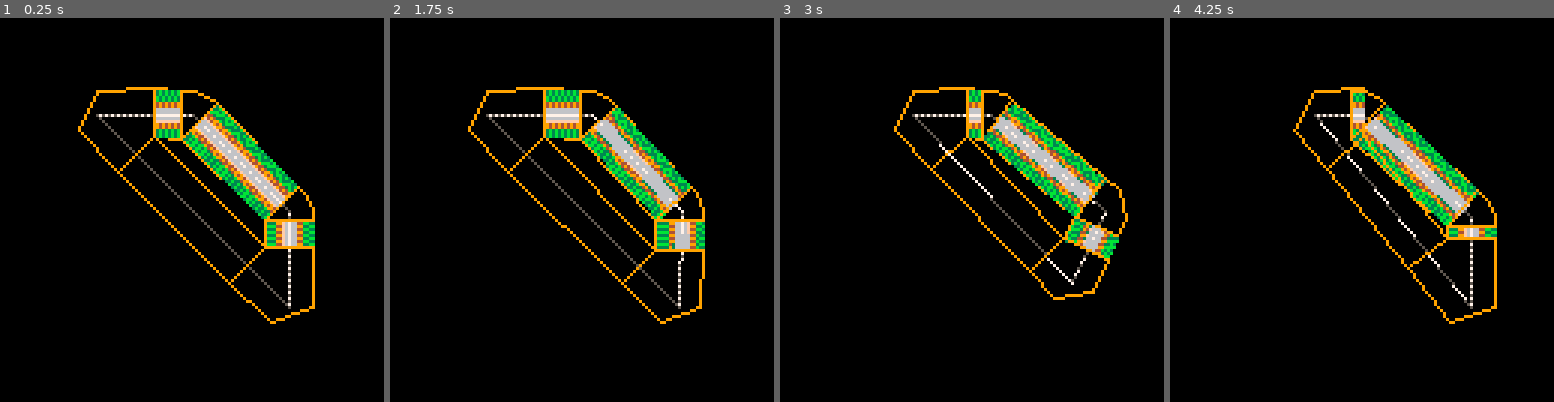
Above: before the commit, frames 1-4 (left to right).
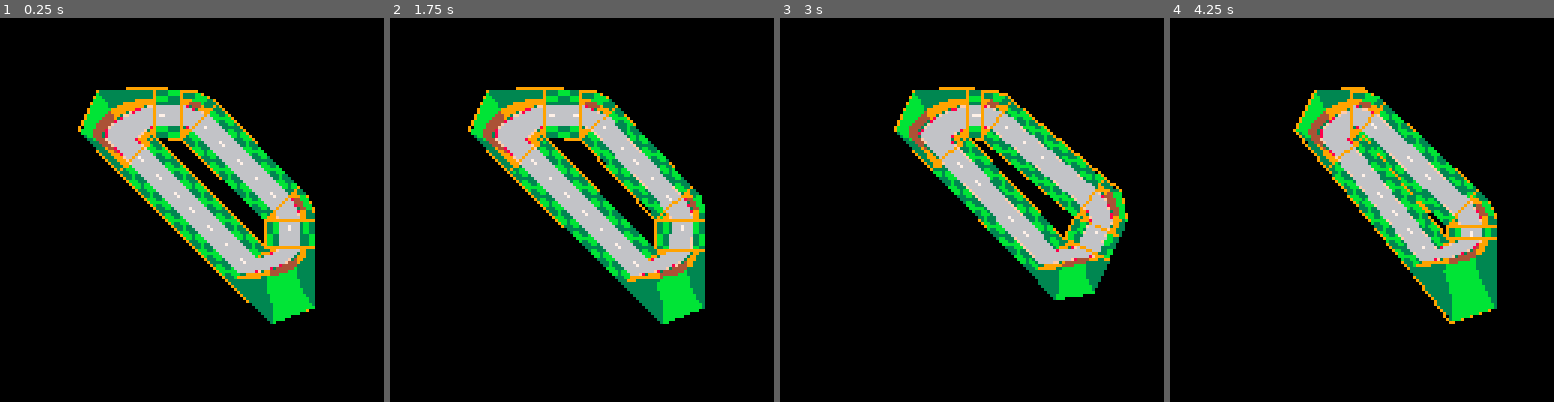
Above: after the commit, the same moments.

Repository: freds72/topgear
Game: PICO-8 cartridge carts/bend.p8
The game is run twice, just before and just after one commit, with the same random seed, the same clock (stepped at 60 frames per second) and the same inputs.
Inputs:
- Up to frame 1 (0.25 s): no input
- Up to frame 2 (1.75 s): tap O (Z key) at 0.7, 1.7 s; hold Right from 1.6 s (still down)
- Up to frame 3 (3 s): release Right at 2.1 s; tap O (Z key) at 2.1, 2.5, 2.9 s; hold Up 2.15-2.42 s; hold Right from 2.47 s (still down)
- Up to frame 4 (4.25 s): release Right at 3.03 s; hold Left 3.08-3.58 s; tap O (Z key) at 3.3, 3.7, 4.1 s; hold Down 3.63-3.97 s; hold Right from 4.02 s (still down)

The runs differ from the first frame. In frame 1, 15% of the frame differs, in the area x 21-83%, y 18-80%; in frame 2, 15%; in frame 3, 13%; in frame 4, 13%.

Commit message:
road texturing wip

Diff:
--- a/carts/bend.p8
+++ b/carts/bend.p8
@@ -84,7 +84,7 @@
 	local inner,outer={},{}
 	local n=#track
 	local faces={}
-	for i=0,n-1 do
+	for i=0,n do
 		local t1,t2,t3=track[((i-1)%n)+1],track[(i%n)+1],track[((i+1)%n)+1]
 		fillp(0xa5a5)
 		line(t1[1],t1[2],t2[1],t2[2],0x57)
@@ -105,9 +105,9 @@
 					local lastr=right_side[#right_side]
 					local l=v_len(make_v(lastr,p2))
 					add(faces,{p2,out,left_side[#left_side],lastr,tex=t1.tex,uv={
-						{0,l},
-						{t1.r+1,l},
-						{t1.r+1,0},
+						{0,l/4},
+						{t1.r,l/4},
+						{t1.r,0},
 						{0,0}
 					}})
 				end
@@ -130,29 +130,47 @@
 					local l=v_len(make_v(lastr,out_2))
 
 					add(faces,{out_2,out,left_side[#left_side],lastr,tex=t1.tex,uv={
-						{0,l},
-						{t1.r+1,l},
-						{t1.r+1,0},
+						{0,l/4},
+						{t1.r,l/4},
+						{t1.r,0},
 						{0,0}
 					}})
 				end
 				-- inner slice
-				if side==1 then
-					add(faces,{out,out_3,p3,p2,out_2})
-				else
-					add(faces,{out,out_2,p2,p3,out_3})
-				end
-				add(right_side,out_2) -- out cap
-				add(right_side,p2) -- p2
-				add(right_side,p3) -- p3 (bevel)
-				add(right_side,out_3) -- out cap
-				add(left_side,out)
+				if i!=n then
+					if side==1 then
+						add(faces,{out,out_3,p3,p2,out_2,tex=make_tex(0,4,8,4),uv={
+							{t1.r,0},
+							{0,0},
+							{0,1},
+							{0,2},
+							{0,3}
+						}})
+
+					else
+						add(faces,{out,out_2,p2,p3,out_3})
+					end
+					add(right_side,out_2) -- out cap
+					add(right_side,p2) -- p2
+					add(right_side,p3) -- p3 (bevel)
+					add(right_side,out_3) -- out cap
+					add(left_side,out)
+				end
 			end
 		end
 	end
-	if #inner>1 and #outer>1 then
-		add(faces,{inner[1],outer[1],outer[#outer],inner[#inner]})
-	end
+	--if #inner>1 and #outer>1 then
+	--	--add(faces,{inner[1],outer[1],outer[#outer],inner[#inner]})
+	--	local p2=inner[1]
+	--	local lastr=inner[#inner]
+	--	local l=v_len(make_v(lastr,p2))
+	--	add(faces,{p2,outer[1],outer[#outer],lastr,tex=lastr.tex,uv={
+	--		{0,l/4},
+	--		{lastr.r,l/4},
+	--		{lastr.r,0},
+	--		{0,0}
+	--	}})
+	--end
 
 	n=#outer
 	for i=1,n do
@@ -184,16 +202,28 @@
 end
 
 __gfx__
-00000000666666666666666666666f6336f6666633333333bbbbbbbb444444449999999900000000000000000000000000000000000000000000000000000000
-00000000666666666666666666666f6336f6666633333333bbbbbbbb444444449999999900000000000000000000000000000000000000000000000000000000
-00700700666666666667766666666f6336f6666633333333bbbbbbbb444444449999999900000000000000000000000000000000000000000000000000000000
-00077000666666666667766666666f6336f6666633333333bbbbbbbb444444449999999900000000000000000000000000000000000000000000000000000000
-00077000666666666667766666666f6336f6666633333333bbbbbbbb444444449999999900000000000000000000000000000000000000000000000000000000
-00700700666666666667766666666f6336f6666633333333bbbbbbbb444444449999999900000000000000000000000000000000000000000000000000000000
-00000000666666666667766666666f6336f6666633333333bbbbbbbb444444449999999900000000000000000000000000000000000000000000000000000000
-00000000666666666666666666666f6336f6666633333333bbbbbbbb444444449999999900000000000000000000000000000000000000000000000000000000
+00000000666666666666666666666f6336f6666633333333bbbbbbbb44444444999999997777777788888888eeeeeeee00000000000000000000000000000000
+00000000666666666666666666666f6336f6666633333333bbbbbbbb44444444999999997777777788888888eeeeeeee00000000000000000000000000000000
+00700700666666667666666666666f6336f6666633333333bbbbbbbb44444444999999997777777788888888eeeeeeee00000000000000000000000000000000
+00077000666666667666666666666f6336f6666633333333bbbbbbbb44444444999999997777777788888888eeeeeeee00000000000000000000000000000000
+00077000666666667666666666666f6336f6666633333333bbbbbbbb44444444999999997777777788888888eeeeeeee00000000000000000000000000000000
+00700700666666667666666666666f6336f6666633333333bbbbbbbb44444444999999997777777788888888eeeeeeee00000000000000000000000000000000
+00000000666666667666666666666f6336f6666633333333bbbbbbbb44444444999999997777777788888888eeeeeeee00000000000000000000000000000000
+00000000666666666666666666666f6336f6666633333333bbbbbbbb44444444999999997777777788888888eeeeeeee00000000000000000000000000000000
+000000000000000066666666666668833ff666660000000000000000000000000000000000000000000000000000000000000000000000000000000000000000
+000000000000000066666666666668833ff666660000000000000000000000000000000000000000000000000000000000000000000000000000000000000000
+00000000000000006666666766666ff3388666660000000000000000000000000000000000000000000000000000000000000000000000000000000000000000
+00000000000000006666666766666ff3388666660000000000000000000000000000000000000000000000000000000000000000000000000000000000000000
+000000000000000066666667666668833ff666660000000000000000000000000000000000000000000000000000000000000000000000000000000000000000
+000000000000000066666667666668833ff666660000000000000000000000000000000000000000000000000000000000000000000000000000000000000000
+00000000000000006666666766666ff3388666660000000000000000000000000000000000000000000000000000000000000000000000000000000000000000
+00000000000000006666666666666ff3388666660000000000000000000000000000000000000000000000000000000000000000000000000000000000000000
 __map__
-0506070402030805060000000000000000000000000000000000000000000000000000000000000000000000000000000000000000000000000000000000000000000000000000000000000000000000000000000000000000000000000000000000000000000000000000000000000000000000000000000000000000000000
-0605080402030706050000000000000000000000000000000000000000000000000000000000000000000000000000000000000000000000000000000000000000000000000000000000000000000000000000000000000000000000000000000000000000000000000000000000000000000000000000000000000000000000
-0506070402030805060000000000000000000000000000000000000000000000000000000000000000000000000000000000000000000000000000000000000000000000000000000000000000000000000000000000000000000000000000000000000000000000000000000000000000000000000000000000000000000000
-0605080402030706050000000000000000000000000000000000000000000000000000000000000000000000000000000000000000000000000000000000000000000000000000000000000000000000000000000000000000000000000000000000000000000000000000000000000000000000000000000000000000000000
+0506041202030605000000060000000000000000000000000000000000000000000000000000000000000000000000000000000000000000000000000000000000000000000000000000000000000000000000000000000000000000000000000000000000000000000000000000000000000000000000000000000000000000
+0605040101030506000000000000000000000000000000000000000000000000000000000000000000000000000000000000000000000000000000000000000000000000000000000000000000000000000000000000000000000000000000000000000000000000000000000000000000000000000000000000000000000000
+0506041202030605000000000000000000000000000000000000000000000000000000000000000000000000000000000000000000000000000000000000000000000000000000000000000000000000000000000000000000000000000000000000000000000000000000000000000000000000000000000000000000000000
+0605040101030506000000000000000000000000000000000000000000000000000000000000000000000000000000000000000000000000000000000000000000000000000000000000000000000000000000000000000000000000000000000000000000000000000000000000000000000000000000000000000000000000
+0508140101130805000000000000000000000000000000000000000000000000000000000000000000000000000000000000000000000000000000000000000000000000000000000000000000000000000000000000000000000000000000000000000000000000000000000000000000000000000000000000000000000000
+0607140101130706000000000000000000000000000000000000000000000000000000000000000000000000000000000000000000000000000000000000000000000000000000000000000000000000000000000000000000000000000000000000000000000000000000000000000000000000000000000000000000000000
+0508140101130805000000000000000000000000000000000000000000000000000000000000000000000000000000000000000000000000000000000000000000000000000000000000000000000000000000000000000000000000000000000000000000000000000000000000000000000000000000000000000000000000
+0607140101130706000000000000000000000000000000000000000000000000000000000000000000000000000000000000000000000000000000000000000000000000000000000000000000000000000000000000000000000000000000000000000000000000000000000000000000000000000000000000000000000000
